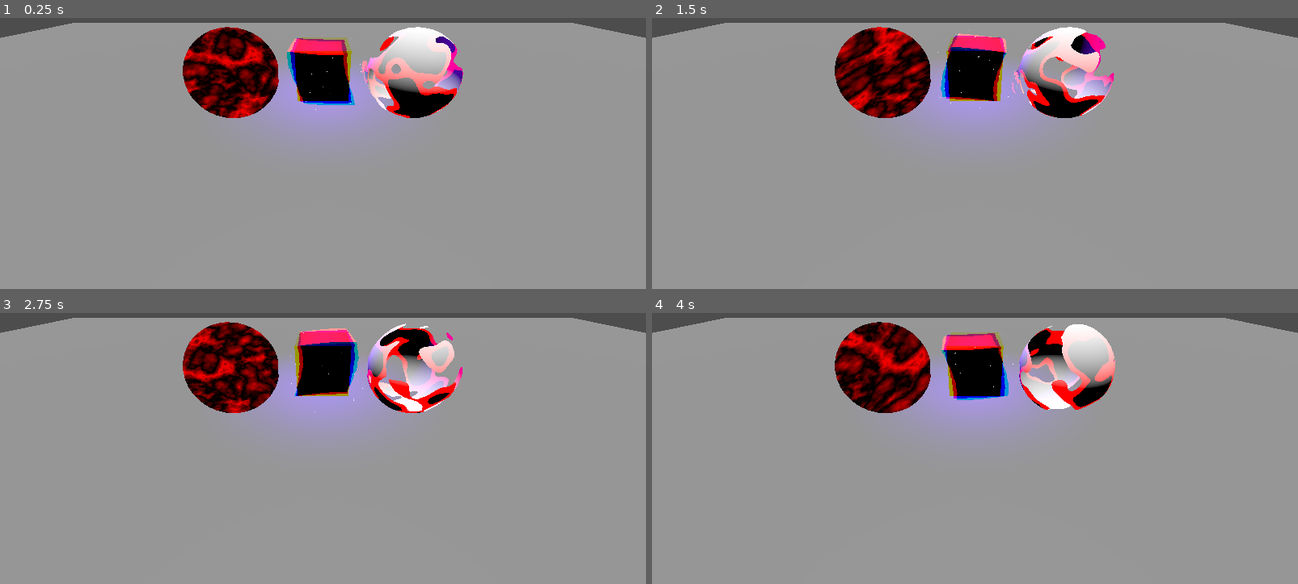
Above: before the commit, frames 1-4 (two rows, left to right).
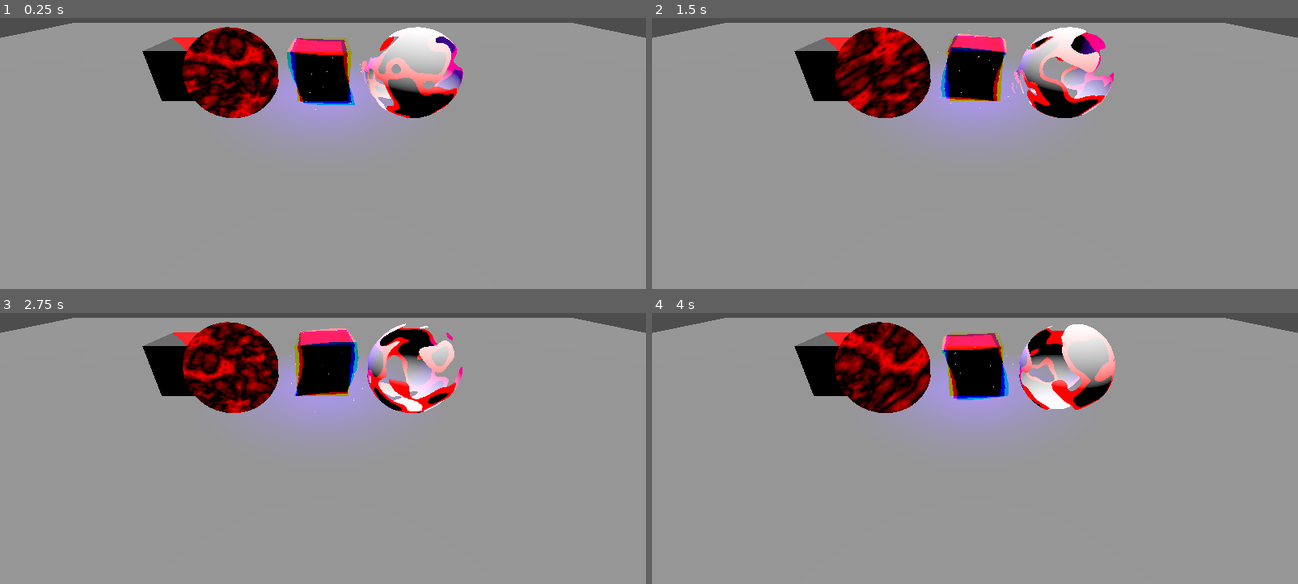
Above: after the commit, the same moments.

Repository: 2004HondaCivic2004/shaders
Game: Godot game, scene res://master.tscn
The game is run twice, just before and just after one commit, with the same random seed, the same clock (stepped at 60 frames per second) and the same inputs.
Inputs:
- Up to frame 1 (0.25 s): no input
- Up to frame 2 (1.5 s): no input
- Up to frame 3 (2.75 s): no input
- Up to frame 4 (4 s): no input

The runs differ from the first frame. In frame 1, 1.2% of the frame differs, in the area x 22-31%, y 7-31%; in frame 2, 1.2%; in frame 3, 1.2%; in frame 4, 1.2%.

Commit message:
added grayscale shader
also added attribution to non-original shaders

Diff:
--- a/master.tscn
+++ b/master.tscn
@@ -1,8 +1,9 @@
-[gd_scene load_steps=5 format=3 uid="uid://ckysvtxyqmj4q"]
+[gd_scene load_steps=6 format=3 uid="uid://ckysvtxyqmj4q"]
 
 [ext_resource type="PackedScene" uid="uid://cb7urw2qm6pse" path="res://scenes/dissolve.tscn" id="1_te040"]
 [ext_resource type="PackedScene" uid="uid://c2qvdex2h87em" path="res://scenes/portal.tscn" id="2_s35ub"]
 [ext_resource type="PackedScene" uid="uid://6mcgjhjw7nqm" path="res://scenes/chromatic-abberation-sphere.tscn" id="3_h2bm4"]
+[ext_resource type="PackedScene" uid="uid://dtdxqm5i63hej" path="res://scenes/grayscale.tscn" id="4_8aqai"]
 
 [sub_resource type="StandardMaterial3D" id="StandardMaterial3D_8aqai"]
 albedo_color = Color(1, 0, 0, 1)
@@ -23,12 +24,19 @@
 
 [node name="Chromatic-abberation-sphere" parent="Node3D2" instance=ExtResource("3_h2bm4")]
 
+[node name="Portal2" parent="Node3D2" instance=ExtResource("4_8aqai")]
+transform = Transform3D(1, 0, 0, 0, 1, 0, 0, 0, 1, -4, 0, 0)
+
 [node name="CSGBox3D" type="CSGBox3D" parent="."]
 transform = Transform3D(1, 0, 0, 0, 1, 0, 0, 0, 1, 0, -2.06461, 0)
 size = Vector3(40, 1, 40)
 
 [node name="CSGBox3D" type="CSGBox3D" parent="CSGBox3D"]
 transform = Transform3D(1.5, 0, 0, 0, 1.5, 0, 0, 0, 1.5, 0, 1.5, -6.888)
+material = SubResource("StandardMaterial3D_8aqai")
+
+[node name="CSGBox3D2" type="CSGBox3D" parent="CSGBox3D"]
+transform = Transform3D(1.5, 0, 0, 0, 1.5, 0, 0, 0, 1.5, -4, 1.5, -6.888)
 material = SubResource("StandardMaterial3D_8aqai")
 
 [node name="DirectionalLight3D" type="DirectionalLight3D" parent="."]
--- a/scenes/chromatic-abberation-sphere.tscn
+++ b/scenes/chromatic-abberation-sphere.tscn
@@ -1,6 +1,6 @@
 [gd_scene load_steps=3 format=3 uid="uid://6mcgjhjw7nqm"]
 
-[ext_resource type="Shader" uid="uid://bmhwf0srsxucm" path="res://shaders/chromatic-abberation-sphere.gdshader" id="1_hq5ma"]
+[ext_resource type="Shader" uid="uid://bmhwf0srsxucm" path="res://shaders (not original)/chromatic-abberation-sphere.gdshader" id="1_hq5ma"]
 
 [sub_resource type="ShaderMaterial" id="ShaderMaterial_hq5ma"]
 render_priority = 0
--- a/scenes/dissolve.tscn
+++ b/scenes/dissolve.tscn
@@ -1,6 +1,6 @@
 [gd_scene load_steps=3 format=3 uid="uid://cb7urw2qm6pse"]
 
-[ext_resource type="Shader" uid="uid://bw54ijamsgk0g" path="res://shaders/dissolve.gdshader" id="1_440ut"]
+[ext_resource type="Shader" uid="uid://bw54ijamsgk0g" path="res://shaders (not original)/dissolve.gdshader" id="1_440ut"]
 
 [sub_resource type="ShaderMaterial" id="ShaderMaterial_i7ko0"]
 render_priority = 0
--- /dev/null
+++ b/scenes/grayscale.tscn
@@ -0,0 +1,16 @@
+[gd_scene load_steps=3 format=3 uid="uid://dtdxqm5i63hej"]
+
+[ext_resource type="Shader" uid="uid://okewhk07ydml" path="res://shaders (original)/grayscale.gdshader" id="1_vb1s5"]
+
+[sub_resource type="ShaderMaterial" id="ShaderMaterial_0leis"]
+render_priority = 0
+shader = ExtResource("1_vb1s5")
+
+[node name="Portal" type="Node3D"]
+
+[node name="Cube" type="CSGSphere3D" parent="."]
+transform = Transform3D(0.999815, -0.0162851, 0.0102387, 0.0163758, 0.999827, -0.00883833, -0.010093, 0.00900436, 0.999909, 0, 0, 0)
+material_override = SubResource("ShaderMaterial_0leis")
+radius = 1.0
+radial_segments = 40
+rings = 20
--- a/scenes/portal.tscn
+++ b/scenes/portal.tscn
@@ -1,6 +1,6 @@
 [gd_scene load_steps=6 format=3 uid="uid://c2qvdex2h87em"]
 
-[ext_resource type="Shader" uid="uid://p1rj0wurcai2" path="res://shaders/portal.gdshader" id="1_v0xau"]
+[ext_resource type="Shader" uid="uid://p1rj0wurcai2" path="res://shaders (not original)/portal.gdshader" id="1_v0xau"]
 
 [sub_resource type="Gradient" id="Gradient_v0xau"]
 offsets = PackedFloat32Array(0, 0.459016, 0.737705, 0.934426)
--- a/shaders/chromatic-abberation-sphere.gdshader
+++ b/shaders (not original)/chromatic-abberation-sphere.gdshader
@@ -1,3 +1,4 @@
+//this shader is from https://godotshaders.com/shader/chromatic-aberration-sphere/
 shader_type spatial;
 render_mode unshaded, cull_disabled, blend_mix;
 
--- a/shaders/dissolve.gdshader
+++ b/shaders (not original)/dissolve.gdshader
@@ -1,3 +1,4 @@
+//this shader is from https://godotshaders.com/shader/dissolve-godot-4-x/
 shader_type spatial;
 render_mode blend_mix, depth_draw_opaque, cull_disabled, diffuse_lambert, specular_schlick_ggx;
 
--- a/shaders/portal.gdshader
+++ b/shaders (not original)/portal.gdshader
@@ -1,3 +1,4 @@
+//this shader is from https://godotshaders.com/shader/slipgate-texture-warp/
 shader_type spatial;
 render_mode unshaded, depth_draw_always; // NO LIGHTING!, "depth_draw_always" to 'fix' Z-ordering
 
--- /dev/null
+++ b/shaders (original)/grayscale.gdshader
@@ -0,0 +1,26 @@
+shader_type spatial;
+render_mode unshaded, cull_disabled;
+
+uniform sampler2D screen_texture: hint_screen_texture;
+
+void vertex() {
+	// Called for every vertex the material is visible on.
+}
+
+void fragment()
+{
+	// Called for every pixel the material is visible on.
+
+//vec3 newColour = vec3(COLOR.r + COLOR.g + COLOR.b/3.0);
+float r = texture(screen_texture, SCREEN_UV).r;
+float g = texture(screen_texture, SCREEN_UV).g;
+float b = texture(screen_texture, SCREEN_UV).b;
+vec3 newColour = vec3((r + g + b)/3.0);
+ALBEDO = newColour;
+
+}
+
+//void light() {
+//	// Called for every pixel for every light affecting the material.
+//	// Uncomment to replace the default light processing function with this one.
+//}
Renamed: shaders/chromatic-abberation-sphere.gdshader.uid -> shaders (not original)/chromatic-abberation-sphere.gdshader.uid
Renamed: shaders/dissolve.gdshader.uid -> shaders (not original)/dissolve.gdshader.uid
Renamed: shaders/portal.gdshader.uid -> shaders (not original)/portal.gdshader.uid
Not shown, added: shaders (original)/grayscale.gdshader.uid
